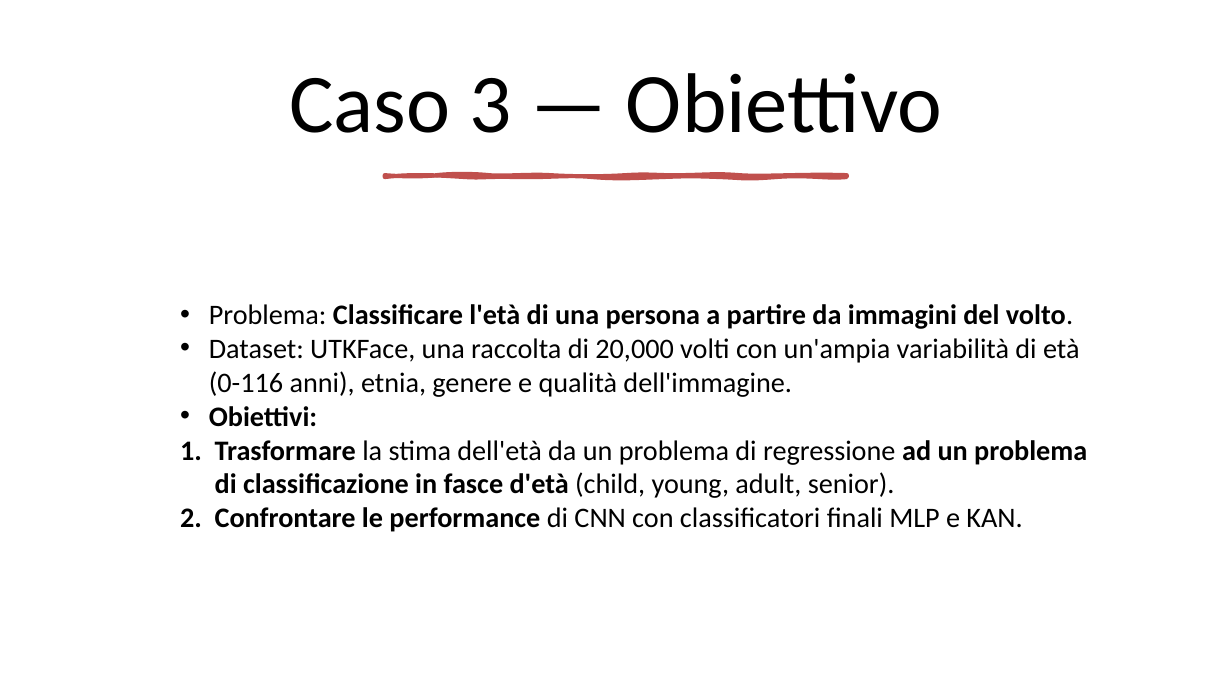
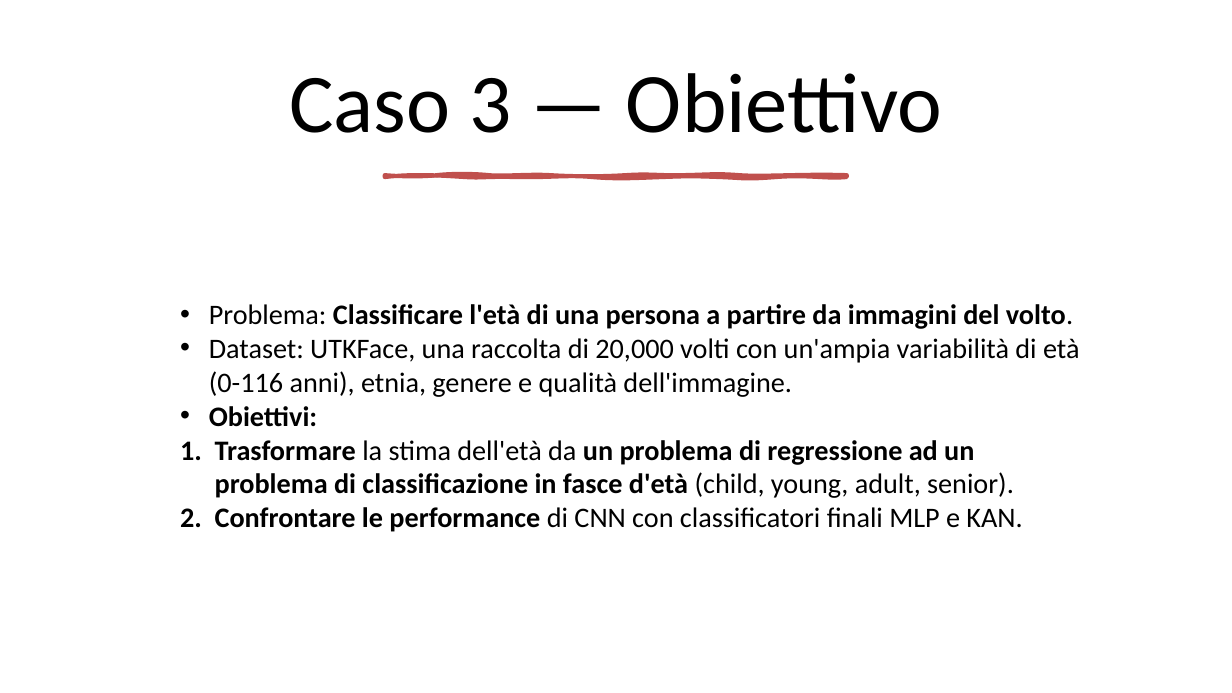
Before and after one commit to mtomas03/Thesis_Paper, a slide deck: slide 19 of Presentation.pptx. Drawn at 1232x693 pixels with LibreOffice and Linux fonts; fonts in the diff are those of the drawing. Boxes give left, top, right and bottom in pixels: in the first picture for what was removed or moved away, otherwise in the second. Text is boxed around its words. In the diff, an @@ line names an element or a change of style, - is before the commit and + after.

```diff
--- a/Presentation.pptx
+++ b/Presentation.pptx
@@ text at [215,440,1014,498]: bold on in "un problema di regressione" @@
```
Also in this commit, not shown: 6 other slides changed.
